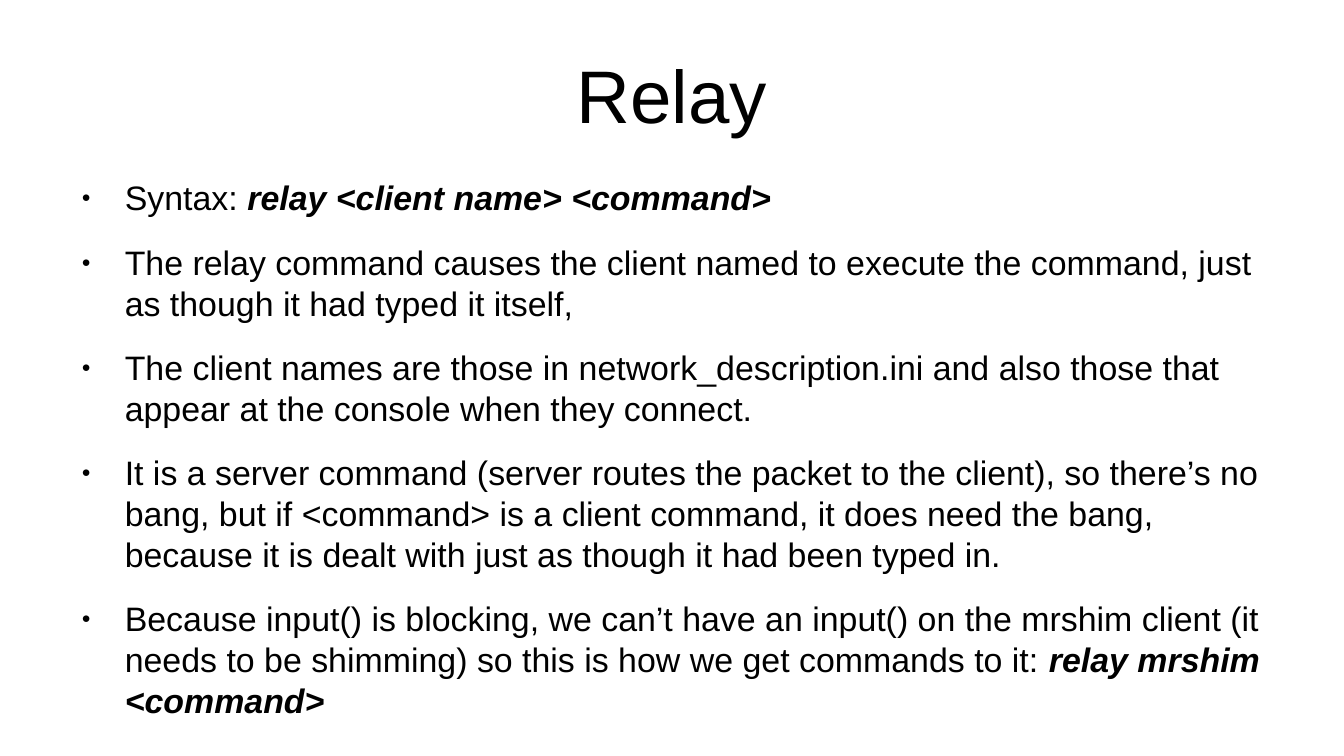
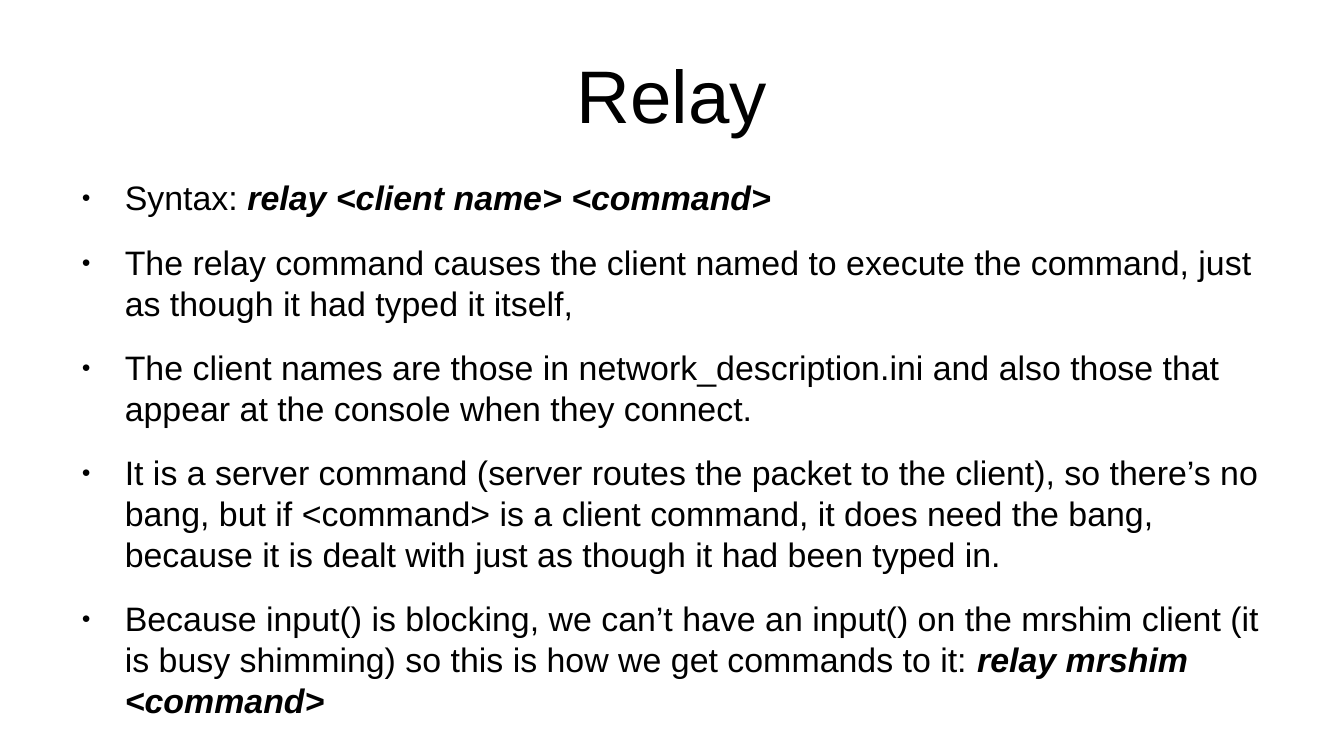
Before and after one commit to seventeenmagpie/skope-mrshim, a slide deck: slide 34 of shimmer/docs/user_guide_with_images.odp. Drawn at 1344x756 pixels with LibreOffice and Linux fonts; fonts in the diff are those of the drawing. Boxes give left, top, right and bottom in pixels: in the first picture for what was removed or moved away, otherwise in the second. Text is boxed around its words. In the diff, an @@ line names an element or a change of style, - is before the commit and + after.

```diff
--- a/shimmer/docs/user_guide_with_images.odp
+++ b/shimmer/docs/user_guide_with_images.odp
@@ text at (125,606,1258,714): text changed @@
-● Because input() is blocking, we can’t have an input() on the mrshim client (it needs to be shimming) so this is how we get commands to it: relay mrshim <command>
+● Because input() is blocking, we can’t have an input() on the mrshim client (it is busy shimming) so this is how we get commands to it: relay mrshim <command>
```
Also in this commit, not shown: 1 other slide changed, 2 other files.
